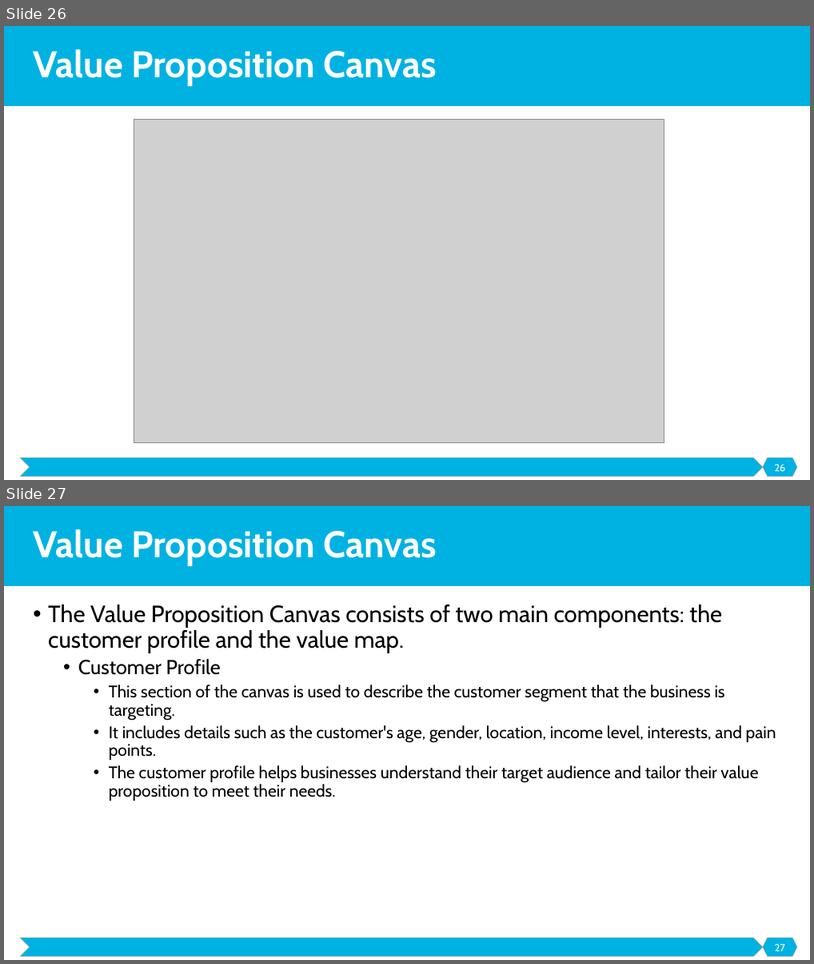
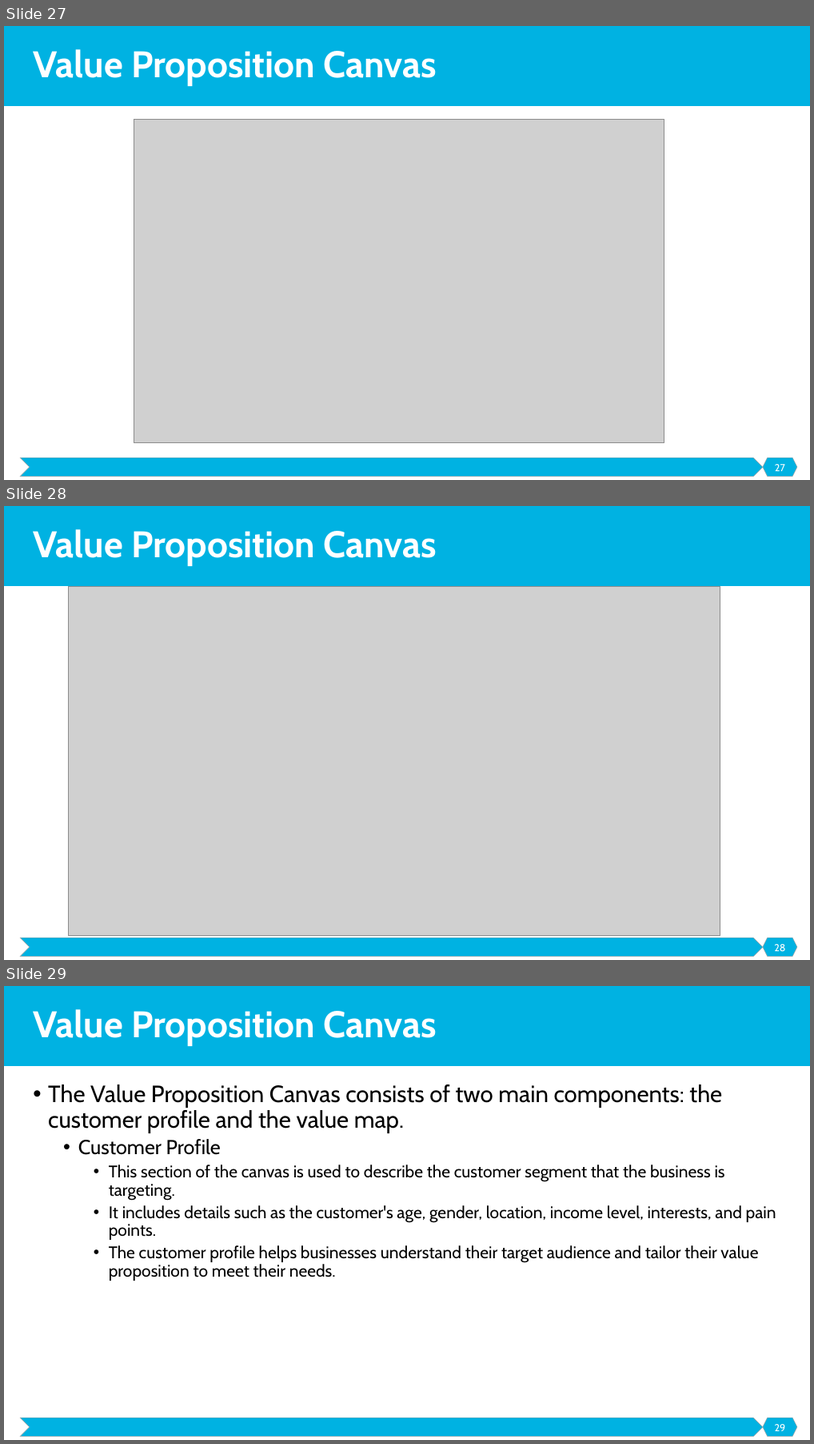
Before and after one commit to malenezi/malenezi, a slide deck: SE495/Lectures/2-Models/Models.pptx. Shown one above the other, each under a label of ours: slides 26 and 27 before the commit, slides 27, 28 and 29 after it. The pictures are 814x964 and 814x1444 pixels, drawn with LibreOffice and Linux fonts; fonts in the diff are those of the drawing; grey boxes stand for pictures. Boxes give left, top, right and bottom in pixels: in the first picture for what was removed or moved away, otherwise in the second. Text is boxed around its words. In the diff, an @@ line names an element or a change of style, - is before the commit and + after.

```diff
--- a/SE495/Lectures/2-Models/Models.pptx
+++ b/SE495/Lectures/2-Models/Models.pptx
@@ slide 28 added at (4,506,810,960), background #FFFFFF; not listed: 3 template elements that a slide beside it also shows @@
@@ title added at (33,529,437,566), 44 pt, text #FFFFFF, bold @@
+Value Proposition Canvas
@@ picture added at (68,587,720,936) @@
@@ page number added at (774,944,786,951), 12 pt, text #FFFFFF @@
+28
@@ what was slide 26 is now slide 27 @@
@@ page number at (775,464,786,471): text changed @@
-26
+27
@@ what was slide 27 is now slide 29 @@
@@ page number at (775,1424,786,1431): text changed @@
-27
+29
```
Also in this commit, not shown: 1 other slide added, 6 other files.
